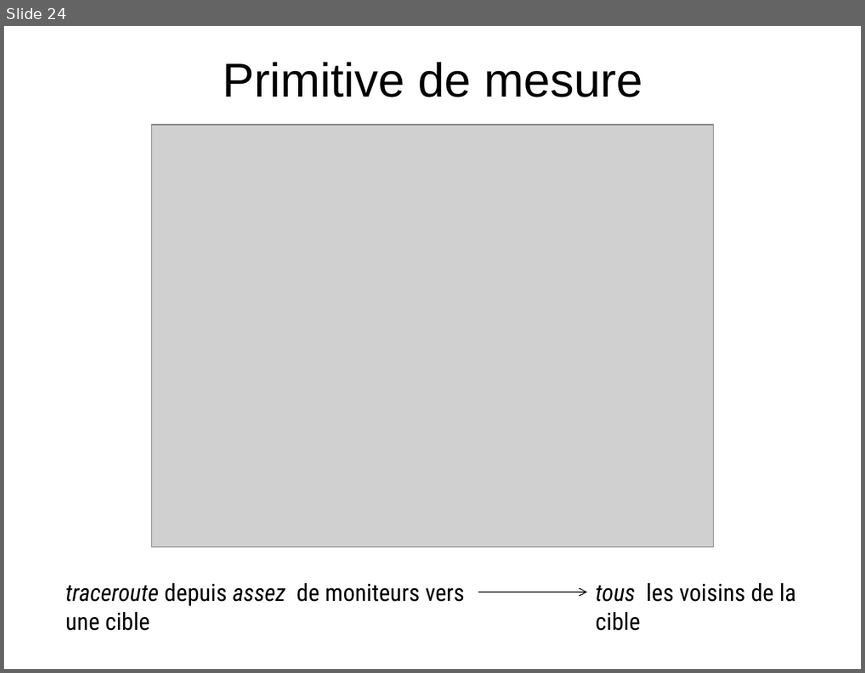
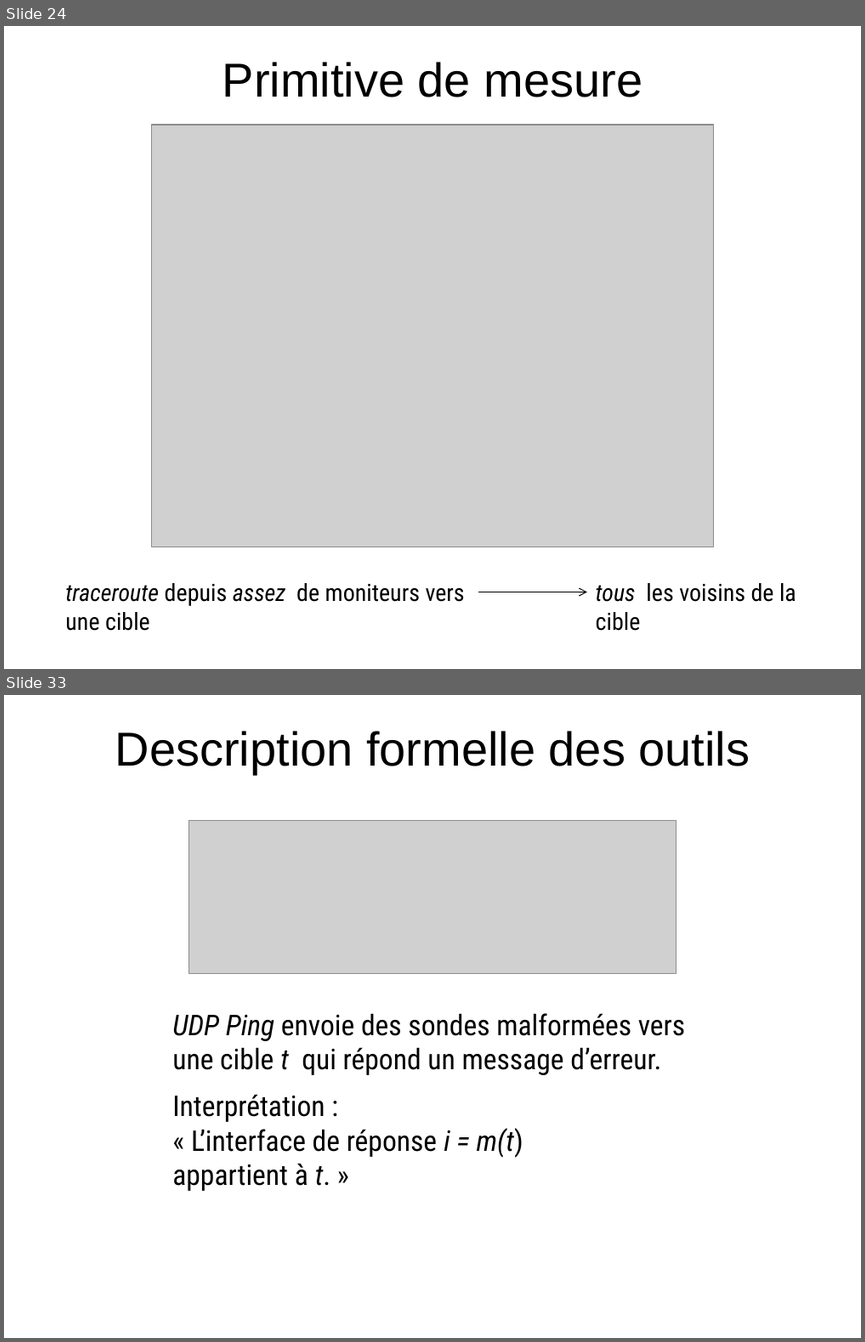
Before and after one commit to elierotenberg/my-thesis, a slide deck: slides.pptx. Shown one above the other, each under a label of ours: slide 24 before the commit, slides 24 and 33 after it; the slides between them are not shown. The pictures are 865x673 and 865x1342 pixels, drawn with LibreOffice and Linux fonts; fonts in the diff are those of the drawing; grey boxes stand for pictures. Boxes give left, top, right and bottom in pixels: in the first picture for what was removed or moved away, otherwise in the second. Text is boxed around its words. In the diff, an @@ line names an element or a change of style, - is before the commit and + after.

```diff
--- a/slides.pptx
+++ b/slides.pptx
@@ slide 33 added at [4,695,861,1338], background #FFFFFF @@
@@ title added at [115,731,750,774], 40 pt, text #000000 @@
+Description formelle des outils
@@ picture added at [189,821,676,974] @@
@@ text added at [172,1013,685,1075], 24 pt, text #000000 @@
+UDP Ping envoie des sondes malformées vers une cible t qui répond un message d’erreur.
@@ text added at [172,1094,523,1191], 24 pt, text #000000 @@
+Interprétation :
+« L’interface de réponse i = m(t) appartient à t. »
```
Also in this commit, not shown: 2 slides changed, 25 other slides added, 4 other files.
